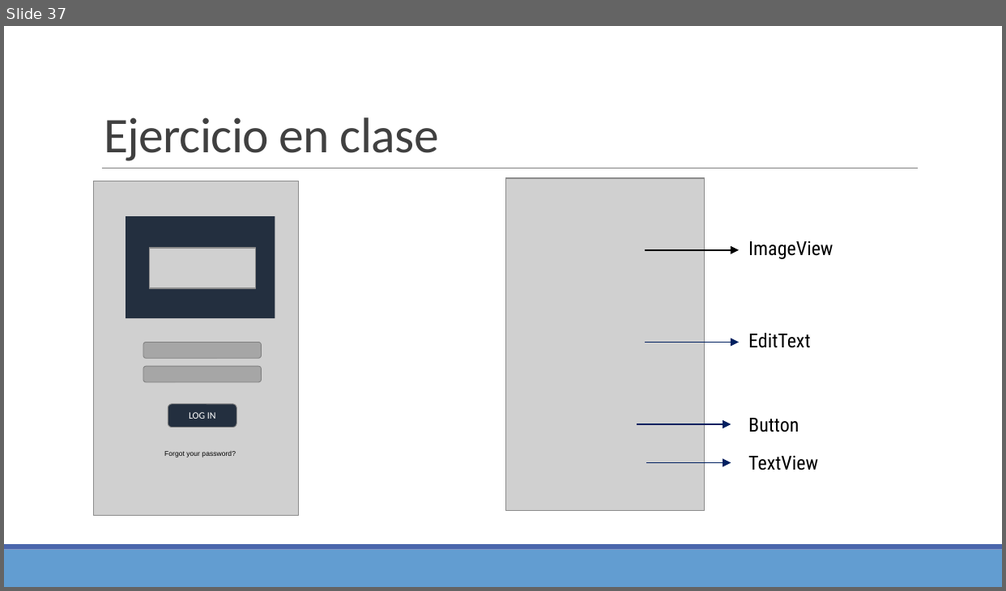
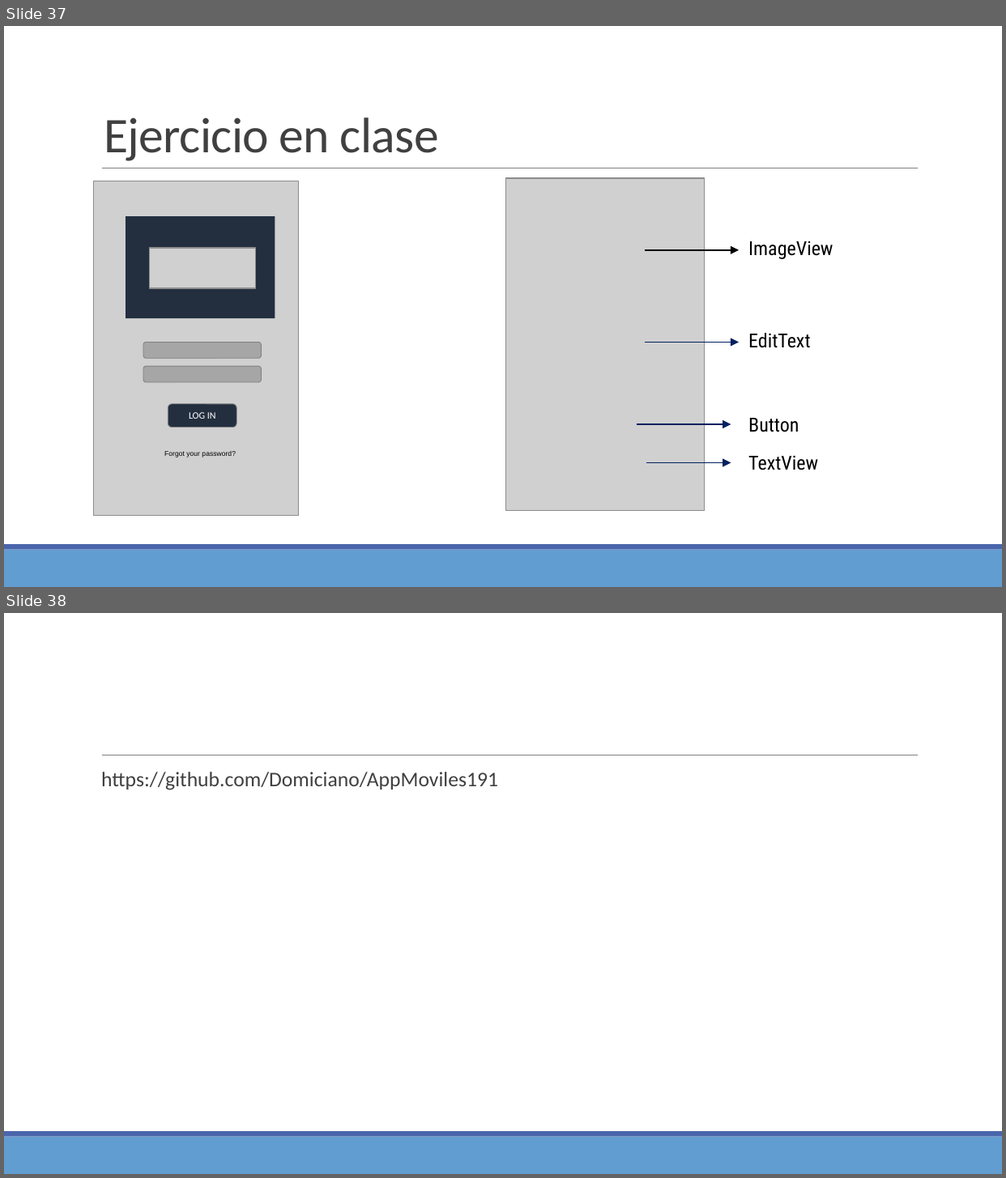
Before and after one commit to Domiciano/AppMoviles191, a slide deck: Clase 1/Clase 1.pptx. Shown one above the other, each under a label of ours: slide 37 before the commit, slides 37 and 38 after it. The pictures are 1006x591 and 1006x1178 pixels, drawn with LibreOffice and Linux fonts; fonts in the diff are those of the drawing; grey boxes stand for pictures. Boxes give left, top, right and bottom in pixels: in the first picture for what was removed or moved away, otherwise in the second. Text is boxed around its words. In the diff, an @@ line names an element or a change of style, - is before the commit and + after.

```diff
--- a/Clase 1/Clase 1.pptx
+++ b/Clase 1/Clase 1.pptx
@@ slide 38 added at [4, 613, 1002, 1174], background #FFFFFF; not listed: 3 template elements that a slide beside it also shows @@
@@ text added at [101, 772, 498, 790], 15 pt, text #404040 @@
+  https://github.com/Domiciano/AppMoviles191
```
Also in this commit, not shown: 35 other files.
